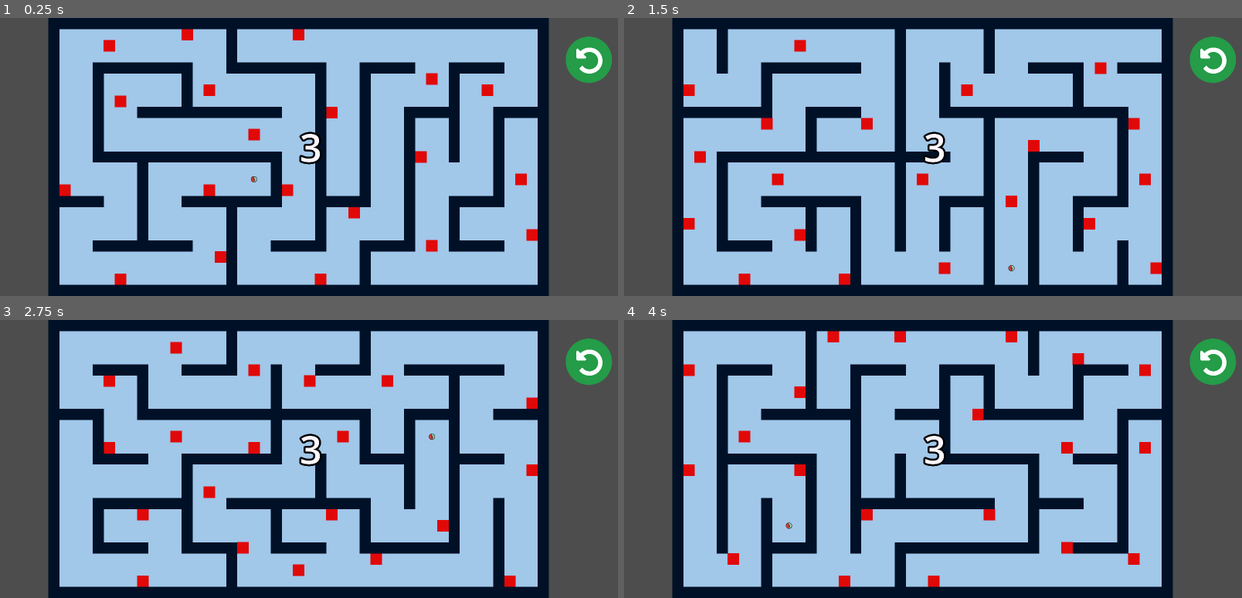
Above: before the commit, frames 1-4 (two rows, left to right).
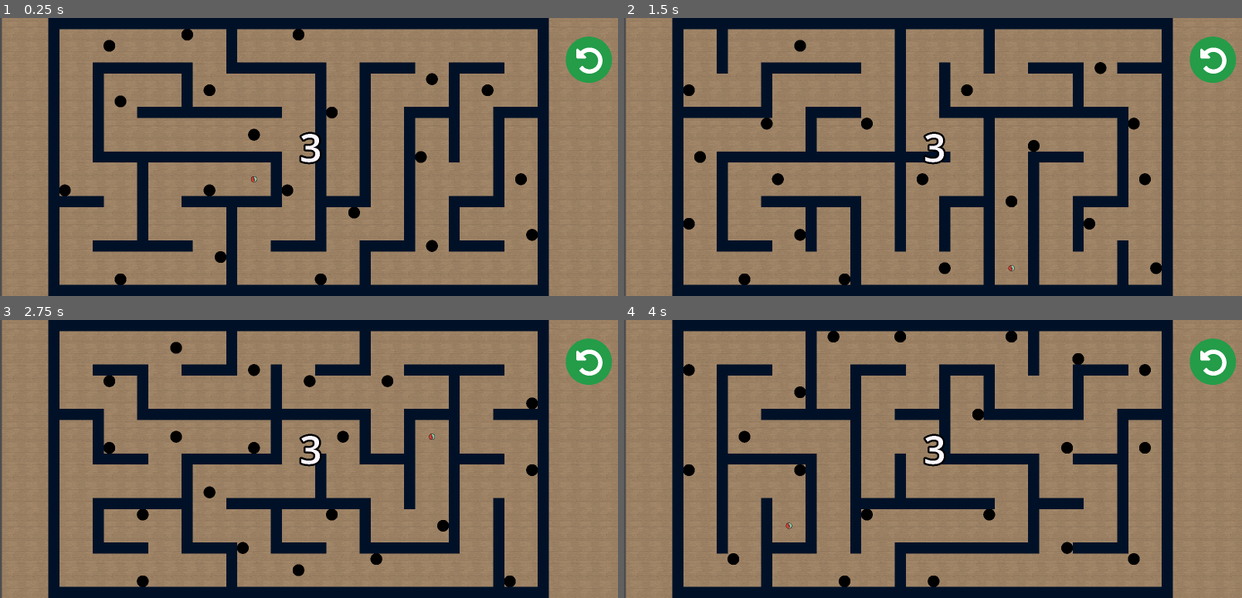
Above: after the commit, the same moments.

Repository: Herovero/GyroMaze
Game: Godot game, scene res://Scenes/main.tscn
The game is run twice, just before and just after one commit, with the same random seed, the same clock (stepped at 60 frames per second) and the same inputs.
Inputs:
- Up to frame 1 (0.25 s): no input
- Up to frame 2 (1.5 s): tap Enter (ui_accept) at 0.5, 0.77, 1.25 s; hold Right (ui_right) 0.53-1.28 s; hold Down (ui_down) from 1.28 s (still down)
- Up to frame 3 (2.75 s): tap Enter (ui_accept) at 1.52, 2 s; release Down (ui_down) at 2.03 s; hold Right (ui_right) from 2.03 s (still down)
- Up to frame 4 (4 s): tap Enter (ui_accept) at 2.75, 3.02, 3.5, 3.77 s; release Right (ui_right) at 2.78 s; hold Up (ui_up) 2.78-3.53 s; hold Left (ui_left) from 3.53 s (still down)

The runs differ from the first frame. In frame 1, 75% of the frame differs, in the area x 0-100%, y 0-100%; in frame 2, 75%; in frame 3, 75%; in frame 4, 75%.

Commit message:
Polished background

Diff:
--- a/Scenes/hole.tscn
+++ b/Scenes/hole.tscn
@@ -1,20 +1,20 @@
 [gd_scene load_steps=4 format=3 uid="uid://dfwo610ckgcq5"]
 
 [ext_resource type="Script" uid="uid://diqnagyai61xc" path="res://Scripts/hole.gd" id="1_i6jlm"]
-[ext_resource type="Texture2D" uid="uid://du6n22db78p13" path="res://Assets/red square.png" id="2_i6jlm"]
+[ext_resource type="Texture2D" uid="uid://peykpr8siwik" path="res://Assets/hole2.png" id="2_i6jlm"]
 
-[sub_resource type="RectangleShape2D" id="RectangleShape2D_i6jlm"]
-size = Vector2(500, 500)
+[sub_resource type="CircleShape2D" id="CircleShape2D_i6jlm"]
+radius = 255.51689
 
 [node name="Hole1" type="Area2D" groups=["Holes"]]
 script = ExtResource("1_i6jlm")
 
 [node name="hole" type="Sprite2D" parent="."]
-scale = Vector2(0.3, 0.3)
+scale = Vector2(0.2, 0.2)
 texture = ExtResource("2_i6jlm")
 
 [node name="CollisionShape2D" type="CollisionShape2D" parent="."]
 scale = Vector2(0.3, 0.3)
-shape = SubResource("RectangleShape2D_i6jlm")
+shape = SubResource("CircleShape2D_i6jlm")
 
 [connection signal="body_entered" from="." to="." method="_on_body_entered"]
--- a/Scenes/main.tscn
+++ b/Scenes/main.tscn
@@ -7,6 +7,7 @@
 [ext_resource type="PackedScene" uid="uid://dfwo610ckgcq5" path="res://Scenes/hole.tscn" id="3_344ge"]
 [ext_resource type="Texture2D" uid="uid://b7ck8twawfxri" path="res://Assets/uis/restart_button.png" id="6_ynf5e"]
 [ext_resource type="Script" uid="uid://qdaco07pmcty" path="res://Scripts/time_countdown.gd" id="7_6bp64"]
+[ext_resource type="Texture2D" uid="uid://kwratvx20eml" path="res://Assets/0000.png" id="8_344ge"]
 
 [node name="Node2D" type="Node2D"]
 
@@ -18,6 +19,7 @@
 hole_count = 20
 
 [node name="Player" parent="." instance=ExtResource("1_bo1nx")]
+z_index = 1
 gravity_scale = 0.0
 
 [node name="Camera2D" type="Camera2D" parent="."]
@@ -41,6 +43,7 @@
 metadata/_edit_use_anchors_ = true
 
 [node name="ResetButton" type="TouchScreenButton" parent="."]
+z_index = 5
 position = Vector2(6699, 241)
 texture_normal = ExtResource("6_ynf5e")
 action = "ui_accept"
@@ -60,9 +63,17 @@
 theme_override_constants/shadow_offset_y = 1
 theme_override_constants/outline_size = 100
 theme_override_font_sizes/font_size = 500
-text = "(Timer)"
+text = "3"
 horizontal_alignment = 1
 vertical_alignment = 1
 script = ExtResource("7_6bp64")
 
+[node name="TextureRect" type="TextureRect" parent="."]
+texture_repeat = 2
+offset_left = -601.0
+offset_right = 7387.0
+offset_bottom = 3674.0
+texture = ExtResource("8_344ge")
+stretch_mode = 1
+
 [connection signal="timeout" from="Timer" to="Player" method="_on_timer_timeout"]
--- a/Scripts/time_countdown.gd
+++ b/Scripts/time_countdown.gd
@@ -11,6 +11,5 @@
 # Called every frame. 'delta' is the elapsed time since the previous frame.
 func _process(delta):
 	time_countdown.text = str(int(timer.time_left + 1))
-	# if timer.time_left < 0.05:
 	await get_tree().create_timer(3).timeout
 	time_countdown.hide()
Binary file added: Assets/hole2.png
Not shown, added: Assets/hole2.png.import
Not shown: 1 places in Scenes/main.tscn that only renumber resources
